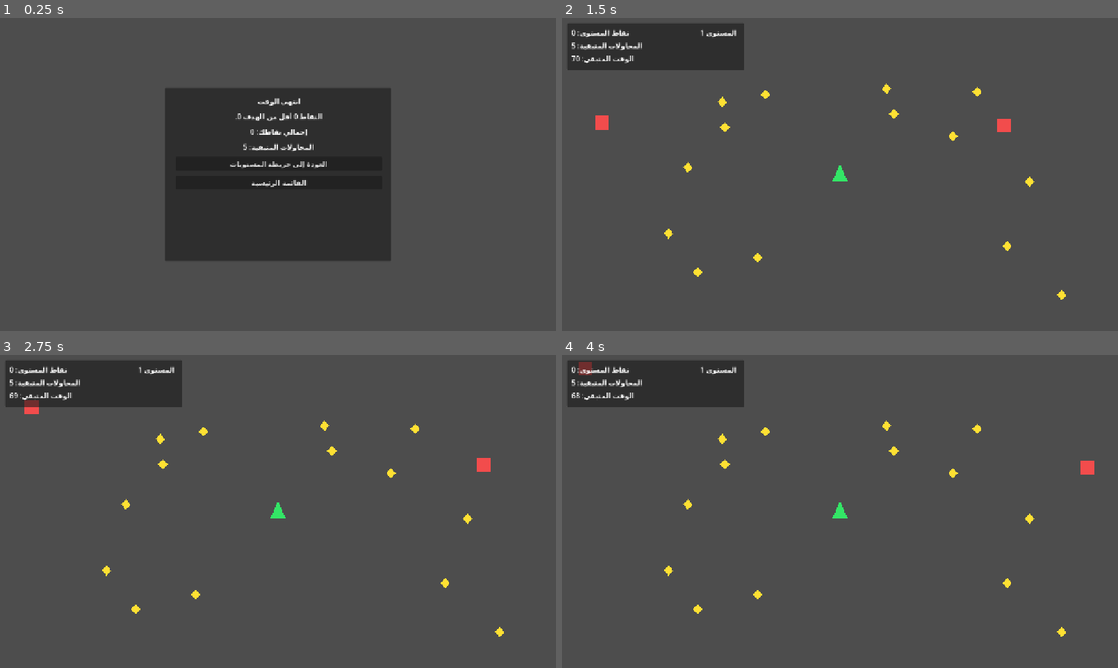
Above: before the commit, frames 1-4 (two rows, left to right).
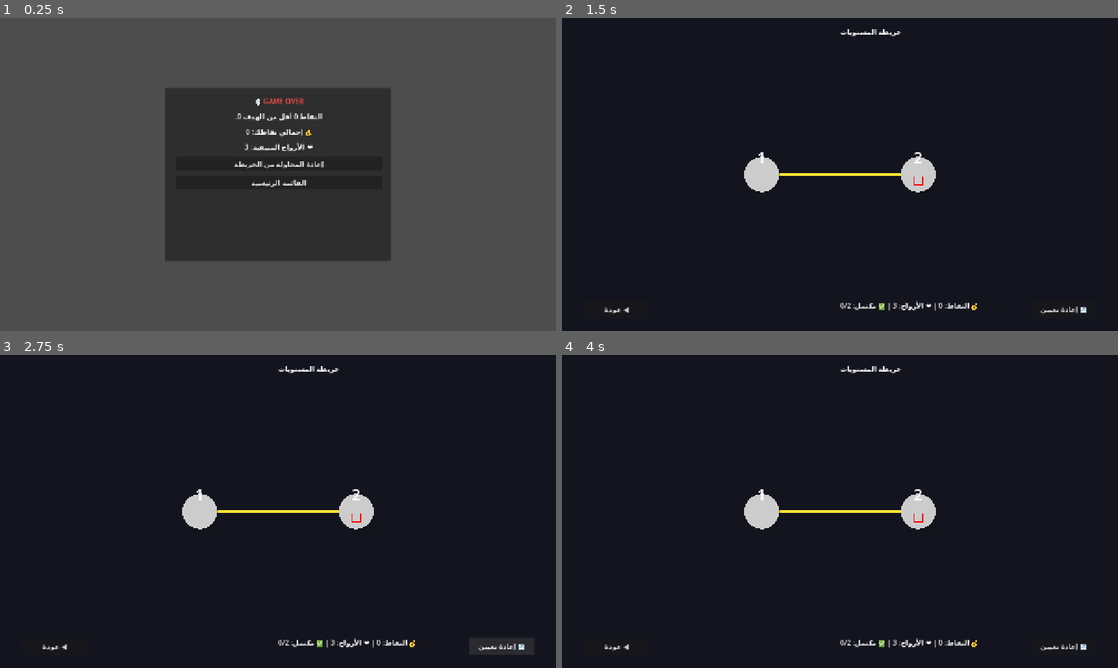
Above: after the commit, the same moments.

Repository: hamzabasem900-source/game
Game: Godot game, scene res://scenes/results.tscn
Same seed, same stepped clock (60 frames per second), same inputs: the game is played once before the commit and once after it. This scene is started directly instead of the project's main scene.
Inputs (mouse positions are in pixels of both pictures, inside the frame that each line leads up to):
- Up to frame 1 (0.25 s): no input
- Up to frame 2 (1.5 s): click "العودة إلى خريطة المستويات" (after the commit: "إعادة المحاولة من الخريطة") at 0.5 s; click (840, 124) at 1.25 s, where only the run before the commit has a clickable "المستوى 1"
- Up to frame 3 (2.75 s): click (500, 646) at 2 s, where only the run after the commit has a clickable "🔄 إعادة تعيين"
- Up to frame 4 (4 s): click (617, 646) at 2.75 s, where only the run after the commit has a clickable "◀️ عودة"; click (840, 492) at 3.5 s, where only the run after the commit has a clickable "▶️ ابدأ اللعبة"

The runs differ from the first frame. In frame 1, 0.6% of the frame differs, in the area x 41-59%, y 25-49%; in frame 2, 100%, in the area x 0-100%, y 0-100%; in frame 3, 100%; in frame 4, 100%.

Commit message:
Fix level completion loop and persistent results overlay bugs

Diff:
--- a/scenes/game.tscn
+++ b/scenes/game.tscn
@@ -1,7 +1,19 @@
-[gd_scene load_steps=3 format=3]
+[gd_scene load_steps=4 format=3]
 
 [ext_resource type="Script" path="res://scripts/game.gd" id="1"]
 [ext_resource type="PackedScene" path="res://scenes/entities/player.tscn" id="2"]
+
+[sub_resource type="StyleBoxFlat" id="StyleBoxFlat_hud"]
+bg_color = Color(0.07, 0.11, 0.2, 0.86)
+border_color = Color(0.18, 0.47, 0.78, 0.95)
+border_width_left = 2
+border_width_top = 2
+border_width_right = 2
+border_width_bottom = 2
+corner_radius_top_left = 16
+corner_radius_top_right = 16
+corner_radius_bottom_right = 16
+corner_radius_bottom_left = 16
 
 [node name="Game" type="Node2D"]
 script = ExtResource("1")
@@ -21,34 +33,45 @@
 [node name="UI" type="Panel" parent="CanvasLayer"]
 offset_left = 12.0
 offset_top = 12.0
-offset_right = 420.0
-offset_bottom = 120.0
+offset_right = 1268.0
+offset_bottom = 92.0
+theme_override_styles/panel = SubResource("StyleBoxFlat_hud")
 
 [node name="ScoreLabel" type="Label" parent="CanvasLayer/UI"]
-offset_left = 10.0
-offset_top = 10.0
-offset_right = 380.0
-offset_bottom = 32.0
-text = "نقاط المستوى: 0"
+offset_left = 900.0
+offset_top = 18.0
+offset_right = 1248.0
+offset_bottom = 56.0
+text = "💰 النقاط: 0"
+horizontal_alignment = 2
+add_theme_font_size_override/font_size = 26
+add_theme_colors/font_color = Color(1, 0.88, 0.28, 1)
 
 [node name="AttemptsLabel" type="Label" parent="CanvasLayer/UI"]
-offset_left = 10.0
-offset_top = 40.0
-offset_right = 380.0
-offset_bottom = 62.0
-text = "المحاولات المتبقية: 5"
+offset_left = 20.0
+offset_top = 18.0
+offset_right = 340.0
+offset_bottom = 56.0
+text = "❤️ الأرواح: 3"
+add_theme_font_size_override/font_size = 26
+add_theme_colors/font_color = Color(1, 0.46, 0.56, 1)
 
 [node name="TimerLabel" type="Label" parent="CanvasLayer/UI"]
-offset_left = 10.0
-offset_top = 70.0
-offset_right = 380.0
-offset_bottom = 92.0
-text = "الوقت المتبقي: 0"
+offset_left = 390.0
+offset_top = 18.0
+offset_right = 650.0
+offset_bottom = 56.0
+text = "⏱️ الوقت: 50"
+horizontal_alignment = 1
+add_theme_font_size_override/font_size = 26
+add_theme_colors/font_color = Color(0.59, 0.91, 1, 1)
 
 [node name="LevelLabel" type="Label" parent="CanvasLayer/UI"]
-offset_left = 220.0
-offset_top = 10.0
-offset_right = 390.0
-offset_bottom = 32.0
+offset_left = 670.0
+offset_top = 18.0
+offset_right = 890.0
+offset_bottom = 56.0
 text = "المستوى"
 horizontal_alignment = 2
+add_theme_font_size_override/font_size = 24
+add_theme_colors/font_color = Color(0.79, 0.76, 1, 1)
--- a/scripts/game.gd
+++ b/scripts/game.gd
@@ -2,10 +2,12 @@
 
 const COLLECTIBLE_SCENE := preload("res://scenes/entities/collectible.tscn")
 const ENEMY_SCENE := preload("res://scenes/entities/enemy.tscn")
+const RESPAWN_COLLECTIBLES := 6
 
 var score_in_level: int = 0
 var time_left: int = 0
 var level_data: Dictionary
+var level_finished: bool = false
 
 @onready var ui_score: Label = $CanvasLayer/UI/ScoreLabel
 @onready var ui_attempts: Label = $CanvasLayer/UI/AttemptsLabel
@@ -19,7 +21,7 @@
 	player.add_to_group("player")
 	level_data = GameState.active_level_data()
 	time_left = int(level_data.time)
-	ui_level.text = str(level_data.name)
+	ui_level.text = "%s | %s" % [str(level_data.name), str(level_data.difficulty)]
 	_update_ui()
 	_spawn_collectibles(int(level_data.collectibles))
 	_spawn_enemies(int(level_data.enemies), float(level_data.enemy_speed))
@@ -46,43 +48,54 @@
 	return Vector2(randf_range(80.0, viewport_rect.x - 80.0), randf_range(120.0, viewport_rect.y - 80.0))
 
 func _on_collectible_collected(points: int) -> void:
+	if level_finished:
+		return
 	score_in_level += points
 	GameState.add_score(points)
 	AudioManager.play_gameplay_pickup()
 	_update_ui()
-	if $Collectibles.get_child_count() == 0:
-		_finish_level()
+	var target: int = int(level_data.target)
+	if score_in_level >= target:
+		_show_results(true, false, target)
+		return
+	# العنصر الحالي لم يُحذف بعد في نفس الإطار، لذلك نتحقق من <= 1
+	if $Collectibles.get_child_count() <= 1:
+		_spawn_collectibles(RESPAWN_COLLECTIBLES)
 
 func _on_player_hit() -> void:
+	if level_finished:
+		return
 	GameState.lose_attempt()
 	if GameState.attempts_left <= 0:
-		AudioManager.play_end()
-		get_tree().change_scene_to_file("res://scenes/main_menu.tscn")
+		_show_results(false, true)
 		return
 	get_tree().reload_current_scene()
 
 func _on_countdown_timeout() -> void:
+	if level_finished:
+		return
 	time_left -= 1
 	_update_ui()
 	if time_left <= 0:
 		_finish_level()
 
 func _finish_level() -> void:
-	countdown.stop()
 	var target: int = int(level_data.target)
 	var passed := score_in_level >= target
+	_show_results(passed, false, target)
+
+func _show_results(passed: bool, game_over: bool, target: int = -1) -> void:
+	if level_finished:
+		return
+	level_finished = true
+	countdown.stop()
 	if passed:
 		GameState.register_level_win()
 	AudioManager.play_end()
-	var result_scene: PackedScene = preload("res://scenes/results.tscn")
-	var result_instance: Control = result_scene.instantiate()
-	result_instance.set_meta("passed", passed)
-	result_instance.set_meta("level_score", score_in_level)
-	result_instance.set_meta("target", target)
-	get_tree().root.add_child(result_instance)
-	queue_free()
+	GameState.store_result(passed, game_over, score_in_level, target if target >= 0 else int(level_data.target))
+	get_tree().change_scene_to_file("res://scenes/results.tscn")
 
 func _update_ui() -> void:
-	ui_score.text = "نقاط المستوى: %d" % score_in_level
-	ui_attempts.text = "المحاولات المتبقية: %d" % GameState.attempts_left
-	ui_timer.text = "الوقت المتبقي: %d" % time_left
+	ui_score.text = "💰 النقاط: %d / %d" % [score_in_level, int(level_data.target)]
+	ui_attempts.text = "❤️ الأرواح: %d" % GameState.attempts_left
+	ui_timer.text = "⏱️ الوقت: %d" % time_left
--- a/scripts/game_state.gd
+++ b/scripts/game_state.gd
@@ -1,19 +1,18 @@
 extends Node
 
 const LEVELS := [
-	{"name": "المستوى 1", "time": 70, "target": 120, "collectibles": 14, "enemies": 2, "enemy_speed": 90.0, "difficulty": "سهل"},
-	{"name": "المستوى 2", "time": 55, "target": 170, "collectibles": 16, "enemies": 3, "enemy_speed": 120.0, "difficulty": "متوسط"},
-	{"name": "المستوى 3", "time": 40, "target": 220, "collectibles": 18, "enemies": 4, "enemy_speed": 150.0, "difficulty": "صعب"},
-	{"name": "المستوى 4", "time": 30, "target": 280, "collectibles": 20, "enemies": 5, "enemy_speed": 180.0, "difficulty": "شديد"}
+	{"name": "المستوى 1", "time": 50, "target": 200, "collectibles": 14, "enemies": 2, "enemy_speed": 95.0, "difficulty": "سهل"},
+	{"name": "المستوى 2", "time": 42, "target": 260, "collectibles": 18, "enemies": 4, "enemy_speed": 140.0, "difficulty": "متوسط+"}
 ]
 
-const MAX_ATTEMPTS := 5
+const MAX_ATTEMPTS := 3
 
 var total_score: int = 0
 var attempts_left: int = MAX_ATTEMPTS
 var unlocked_level: int = 0
 var current_level: int = 0
 var levels_won: int = 0
+var last_result: Dictionary = {}
 
 func reset_run() -> void:
 	total_score = 0
@@ -21,6 +20,7 @@
 	unlocked_level = 0
 	levels_won = 0
 	current_level = 0
+	last_result.clear()
 
 func begin_level(level_index: int) -> void:
 	current_level = clamp(level_index, 0, LEVELS.size() - 1)
@@ -41,3 +41,11 @@
 
 func run_completed() -> bool:
 	return levels_won >= LEVELS.size()
+
+func store_result(passed: bool, game_over: bool, level_score: int, target: int) -> void:
+	last_result = {
+		"passed": passed,
+		"game_over": game_over,
+		"level_score": level_score,
+		"target": target
+	}
--- a/scripts/interactive_map.gd
+++ b/scripts/interactive_map.gd
@@ -13,6 +13,8 @@
 
 func _ready() -> void:
 	set_process_input(true)
+	$ColorRect.mouse_filter = Control.MOUSE_FILTER_IGNORE
+	$ColorRect.z_index = -100
 	_create_level_buttons()
 	_update_button_states()
 	_update_status_label()
@@ -26,17 +28,14 @@
 	var available_width = viewport_size.x - (PADDING * 2)
 	var available_height = viewport_size.y - (PADDING * 3)
 
-	# ترتيب المستويات في شبكة (2x2 للمستويات الأربعة)
 	var positions: Array[Vector2] = []
-	if levels_count == 4:
-		positions = [
-			Vector2(PADDING + available_width * 0.25, PADDING + available_height * 0.35),
-			Vector2(PADDING + available_width * 0.75, PADDING + available_height * 0.35),
-			Vector2(PADDING + available_width * 0.25, PADDING + available_height * 0.75),
-			Vector2(PADDING + available_width * 0.75, PADDING + available_height * 0.75)
-		]
+	if levels_count == 3:
+		# مسار تصاعدي لثلاثة مستويات
+		positions.append(Vector2(PADDING + available_width * 0.20, PADDING + available_height * 0.68))
+		positions.append(Vector2(PADDING + available_width * 0.50, PADDING + available_height * 0.42))
+		positions.append(Vector2(PADDING + available_width * 0.80, PADDING + available_height * 0.62))
 	else:
-		# ترتيب أفقي للمستويات الثلاثة
+		# ترتيب أفقي عام لباقي الحالات
 		for i in range(levels_count):
 			var x = PADDING + (available_width / (levels_count + 1)) * (i + 1)
 			var y = viewport_size.y / 2
@@ -61,6 +60,8 @@
 	queue_redraw()
 
 func _draw() -> void:
+	if level_positions.is_empty():
+		return
 	_draw_connecting_lines()
 	_draw_level_buttons()
 
@@ -199,10 +200,12 @@
 	queue_redraw()
 
 func _update_status_label() -> void:
-	var status_text = "النقاط الحالية: %d | المحاولات: %d | المستويات المكتملة: %d/4" % [
+	var levels_total = GameState.LEVELS.size()
+	var status_text = "💰 النقاط: %d | ❤️ الأرواح: %d | ✅ مكتمل: %d/%d" % [
 		GameState.total_score,
 		GameState.attempts_left,
-		GameState.levels_won
+		GameState.levels_won,
+		levels_total
 	]
 	$StatusLabel.text = status_text
 
--- a/scripts/results.gd
+++ b/scripts/results.gd
@@ -1,28 +1,44 @@
 extends Control
 
 func _ready() -> void:
-	var passed: bool = bool(get_meta("passed", false))
-	var level_score: int = int(get_meta("level_score", 0))
-	var target: int = int(get_meta("target", 0))
+	var result_data := GameState.last_result
+	var passed: bool = bool(result_data.get("passed", false))
+	var game_over: bool = bool(result_data.get("game_over", false))
+	var level_score: int = int(result_data.get("level_score", 0))
+	var target: int = int(result_data.get("target", 0))
 
-	if passed:
-		$Panel/VBoxContainer/TitleLabel.text = "نجاح!"
+	if game_over:
+		$Panel/VBoxContainer/TitleLabel.text = "💀 GAME OVER"
+		$Panel/VBoxContainer/TitleLabel.add_theme_color_override("font_color", Color(1.0, 0.3, 0.3))
+		$Panel/VBoxContainer/MessageLabel.text = "انتهت الأرواح. نقاطك في هذا المستوى: %d." % level_score
+		$Panel/VBoxContainer/MapButton.text = "إعادة من البداية"
+	elif passed:
+		$Panel/VBoxContainer/TitleLabel.text = "🏆 YOU WIN"
+		$Panel/VBoxContainer/TitleLabel.add_theme_color_override("font_color", Color(0.25, 1.0, 0.45))
 		$Panel/VBoxContainer/MessageLabel.text = "أحرزت %d نقطة (الهدف: %d)." % [level_score, target]
+		$Panel/VBoxContainer/MapButton.text = "المستوى التالي / الخريطة"
 	else:
-		$Panel/VBoxContainer/TitleLabel.text = "انتهى الوقت"
+		$Panel/VBoxContainer/TitleLabel.text = "💀 GAME OVER"
+		$Panel/VBoxContainer/TitleLabel.add_theme_color_override("font_color", Color(1.0, 0.3, 0.3))
 		$Panel/VBoxContainer/MessageLabel.text = "النقاط %d أقل من الهدف %d." % [level_score, target]
+		$Panel/VBoxContainer/MapButton.text = "إعادة المحاولة من الخريطة"
 
-	$Panel/VBoxContainer/TotalLabel.text = "إجمالي نقاطك: %d" % GameState.total_score
-	$Panel/VBoxContainer/AttemptsLabel.text = "المحاولات المتبقية: %d" % GameState.attempts_left
+	$Panel/VBoxContainer/TotalLabel.text = "💰 إجمالي نقاطك: %d" % GameState.total_score
+	$Panel/VBoxContainer/AttemptsLabel.text = "❤️ الأرواح المتبقية: %d" % GameState.attempts_left
 	$Panel/VBoxContainer/MapButton.pressed.connect(_on_map_pressed)
 	$Panel/VBoxContainer/MenuButton.pressed.connect(_on_menu_pressed)
 
 func _on_map_pressed() -> void:
+	var game_over: bool = bool(GameState.last_result.get("game_over", false))
+	if game_over:
+		GameState.reset_run()
+		get_tree().change_scene_to_file("res://scenes/main_menu.tscn")
+		return
 	if GameState.run_completed():
 		GameState.reset_run()
 		get_tree().change_scene_to_file("res://scenes/main_menu.tscn")
 		return
-	get_tree().change_scene_to_file("res://scenes/map.tscn")
+	get_tree().change_scene_to_file("res://scenes/interactive_map.tscn")
 
 func _on_menu_pressed() -> void:
 	GameState.reset_run()
